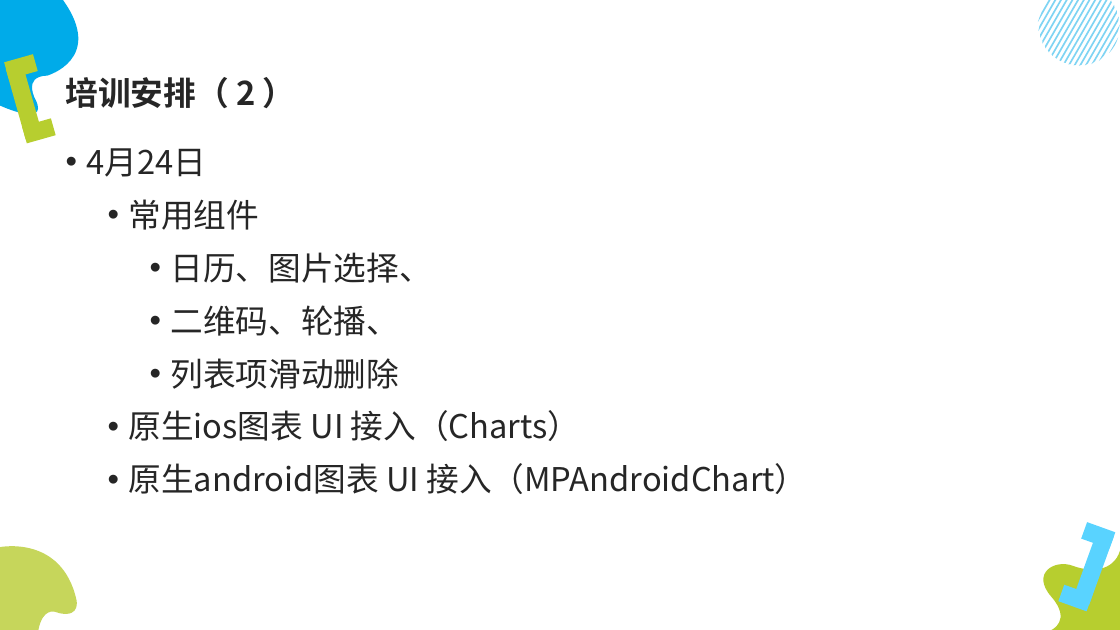
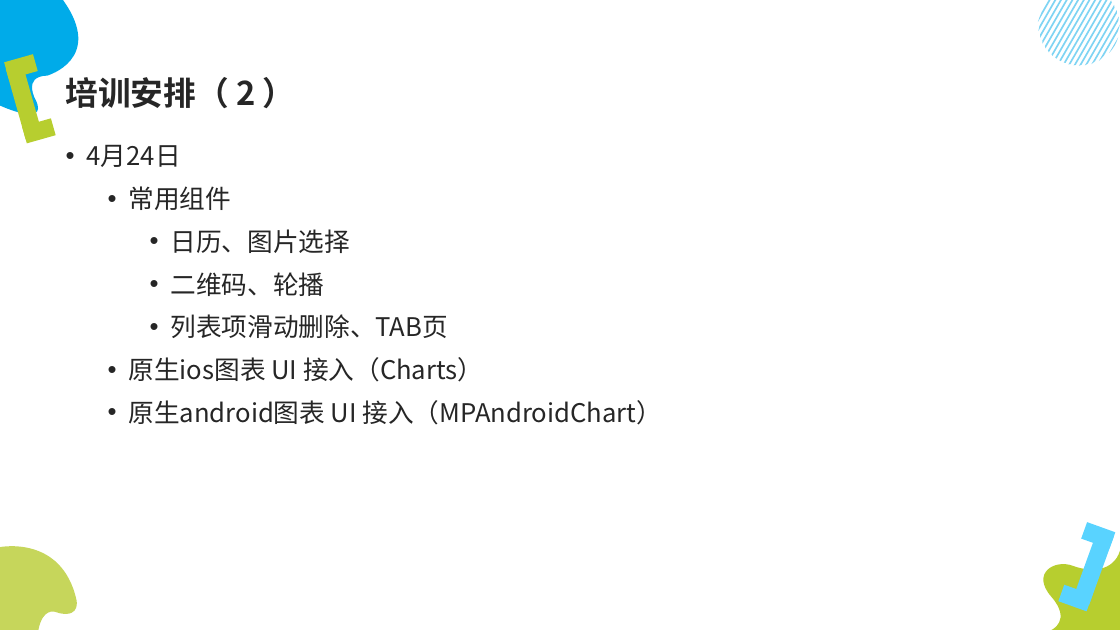
Before and after one commit to lumin824/hello-react-native, a slide deck: slide 3 of linkgap/ReactNative开发.pptx. Drawn at 1120x630 pixels with LibreOffice and Linux fonts; fonts in the diff are those of the drawing. Boxes give left, top, right and bottom in pixels: in the first picture for what was removed or moved away, otherwise in the second. Text is boxed around its words. In the diff, an @@ line names an element or a change of style, - is before the commit and + after.

```diff
--- a/linkgap/ReactNative开发.pptx
+++ b/linkgap/ReactNative开发.pptx
@@ text at <box>87,144,662,425</box>: size 28 to 22 pt in "4月24日", "常用组件", "原生ios图表 UI 接入（Charts）", "原生android图表 UI 接入（MPAndroidChart）" @@
@@ text at <box>171,229,448,338</box>: text changed; size 28 to 22 pt @@
-    • 日历、图片选择、
-    • 二维码、轮播、
-    • 列表项滑动删除
+    • 日历、图片选择
+    • 二维码、轮播
+    • 列表项滑动删除、TAB页
```
Also in this commit, not shown: 4 other slides changed.
